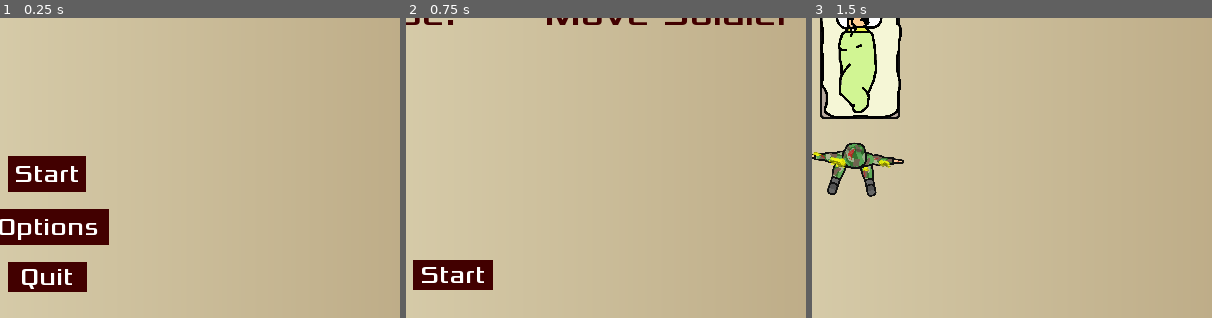
Above: before the commit, frames 1-3 (left to right).
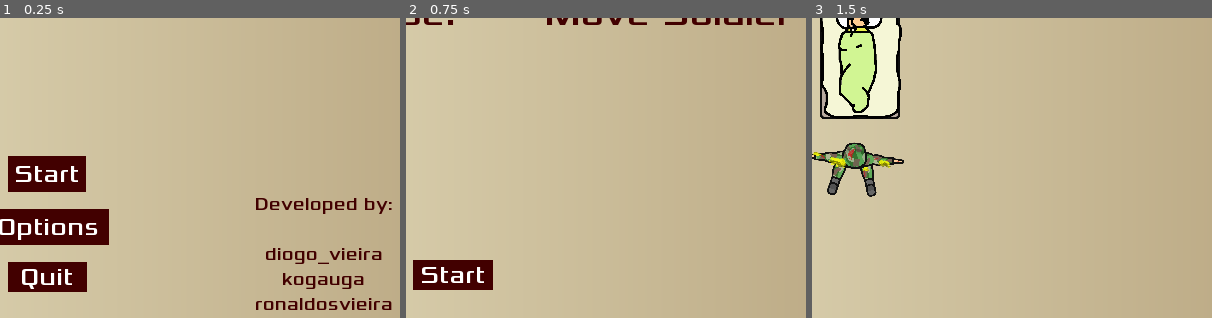
Above: after the commit, the same moments.

Repository: honoriocassiano/the-silent-protector-simulator
Game: Godot game, scene res://Main.tscn
Same seed, same stepped clock (60 frames per second), same inputs: the game is played once before the commit and once after it.
Inputs:
- Up to frame 1 (0.25 s): no input
- Up to frame 2 (0.75 s): click "Start" at 0.5 s
- Up to frame 3 (1.5 s): click "Start" at 1.25 s
The pictures show only the part of the screen within x 44-94%, y 43-93%; the shares and areas given below are measured in that part.

The runs differ from the first frame. In frame 1, 2.3% of the frame differs, in the area x 64-98%, y 60-98%; in frame 2, nothing differs; in frame 3, nothing differs.

Commit message:
Add credits text
Closes #20

Diff:
--- a/HUD.tscn
+++ b/HUD.tscn
@@ -7,47 +7,47 @@
 size = 36
 font_data = ExtResource( 1 )
 
-[sub_resource type="StyleBoxFlat" id=2]
+[sub_resource type="DynamicFont" id=2]
+size = 18
+font_data = ExtResource( 1 )
+
+[sub_resource type="StyleBoxFlat" id=3]
 bg_color = Color( 0.380392, 0, 0, 1 )
 
-[sub_resource type="StyleBoxFlat" id=3]
+[sub_resource type="StyleBoxFlat" id=4]
 bg_color = Color( 0.141176, 0, 0, 1 )
 
-[sub_resource type="StyleBoxFlat" id=4]
+[sub_resource type="StyleBoxFlat" id=5]
 bg_color = Color( 0.258824, 0, 0, 1 )
 
-[sub_resource type="DynamicFont" id=5]
+[sub_resource type="DynamicFont" id=6]
 size = 24
 font_data = ExtResource( 1 )
 
-[sub_resource type="InputEventAction" id=6]
+[sub_resource type="InputEventAction" id=7]
 action = "ui_select"
 
-[sub_resource type="ShortCut" id=7]
-shortcut = SubResource( 6 )
-
-[sub_resource type="StyleBoxFlat" id=8]
+[sub_resource type="ShortCut" id=8]
+shortcut = SubResource( 7 )
+
+[sub_resource type="StyleBoxFlat" id=9]
 bg_color = Color( 0.380392, 0, 0, 1 )
 
-[sub_resource type="StyleBoxFlat" id=9]
+[sub_resource type="StyleBoxFlat" id=10]
 bg_color = Color( 0.141176, 0, 0, 1 )
 
-[sub_resource type="StyleBoxFlat" id=10]
+[sub_resource type="StyleBoxFlat" id=11]
 bg_color = Color( 0.258824, 0, 0, 1 )
 
-[sub_resource type="DynamicFont" id=11]
+[sub_resource type="DynamicFont" id=12]
 size = 25
 font_data = ExtResource( 1 )
 
-[sub_resource type="InputEventAction" id=12]
+[sub_resource type="InputEventAction" id=13]
 action = "ui_select"
 
-[sub_resource type="ShortCut" id=13]
-shortcut = SubResource( 12 )
-
-[sub_resource type="DynamicFont" id=14]
-size = 20
-font_data = ExtResource( 1 )
+[sub_resource type="ShortCut" id=14]
+shortcut = SubResource( 13 )
 
 [node name="CanvasLayer" type="CanvasLayer"]
 follow_viewport_enable = true
@@ -68,6 +68,27 @@
 text = "THE SILENT PROTECTOR SIMULATOR"
 align = 1
 autowrap = true
+__meta__ = {
+"_edit_use_anchors_": false
+}
+
+[node name="DevelopByLabel" type="Label" parent="StartScreen"]
+margin_left = 592.956
+margin_top = 425.96
+margin_right = 758.956
+margin_bottom = 563.96
+grow_horizontal = 2
+grow_vertical = 2
+rect_pivot_offset = Vector2( 83, 69 )
+custom_fonts/font = SubResource( 2 )
+custom_colors/font_color = Color( 0.258824, 0, 0, 1 )
+text = "Developed by:
+
+diogo_vieira
+kogauga
+ronaldosvieira"
+align = 1
+valign = 1
 __meta__ = {
 "_edit_use_anchors_": false
 }
@@ -323,6 +344,28 @@
 }
 
 [node name="EndScreen" type="Node2D" parent="."]
+visible = false
+
+[node name="DevelopByLabel" type="Label" parent="EndScreen"]
+margin_left = 592.956
+margin_top = 425.96
+margin_right = 758.956
+margin_bottom = 563.96
+grow_horizontal = 2
+grow_vertical = 2
+rect_pivot_offset = Vector2( 83, 69 )
+custom_fonts/font = SubResource( 2 )
+custom_colors/font_color = Color( 0.258824, 0, 0, 1 )
+text = "Developed by:
+
+diogo_vieira
+kogauga
+ronaldosvieira"
+align = 1
+valign = 1
+__meta__ = {
+"_edit_use_anchors_": false
+}
 
 [node name="EndGameMessageLabel" type="Label" parent="EndScreen"]
 margin_left = 111.5
@@ -453,7 +496,7 @@
 grow_horizontal = 2
 grow_vertical = 2
 rect_pivot_offset = Vector2( 282, 22 )
-custom_fonts/font = SubResource( 14 )
+custom_fonts/font = SubResource( 2 )
 custom_colors/font_color = Color( 0.258824, 0, 0, 1 )
 text = "Best: "
 align = 1
Not shown: 9 places in HUD.tscn that only renumber resources
